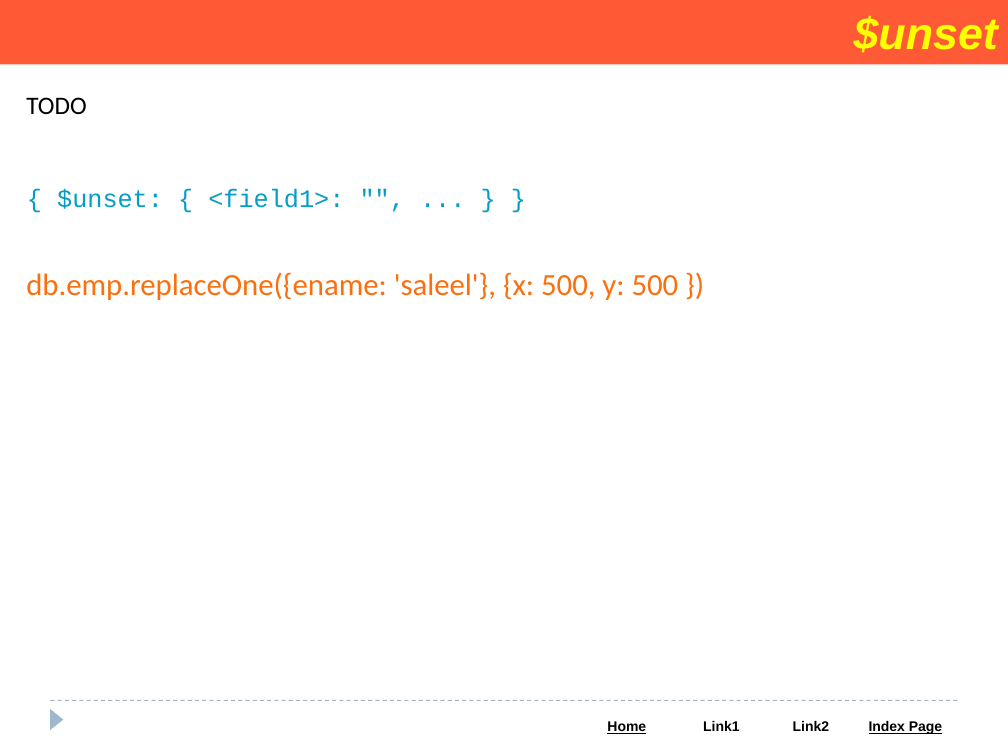
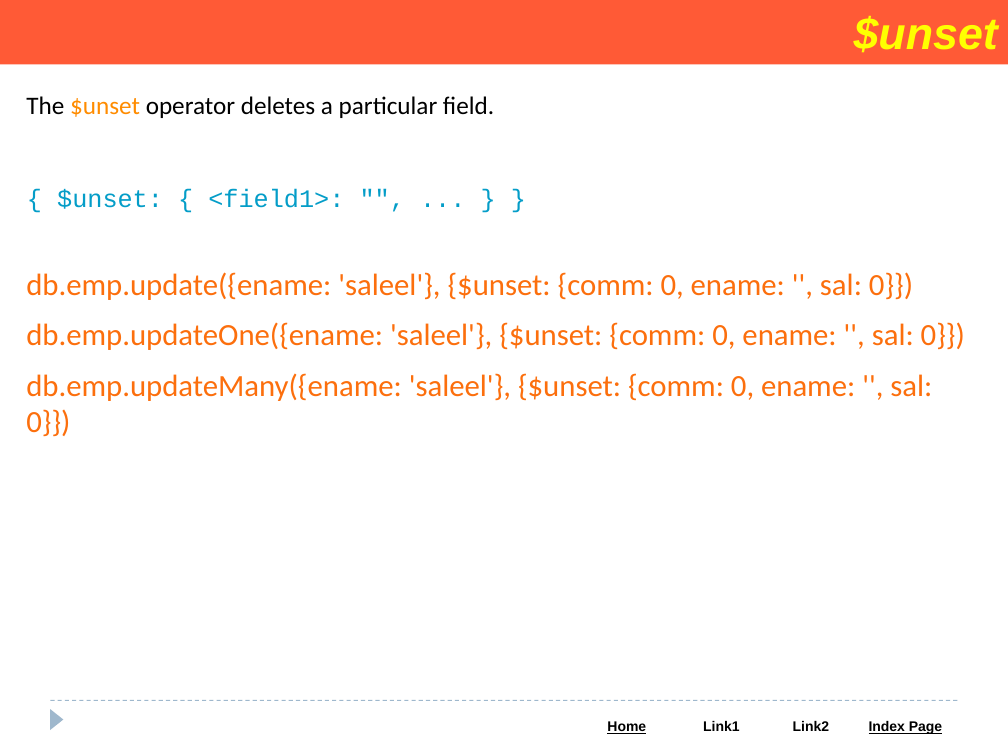
Before and after one commit to Saleel-Bagde/PPT-s, a slide deck: slide 86 of MongoDB PPT.pptx (slide 85 before the commit). Drawn at 1008x756 pixels with LibreOffice and Linux fonts; fonts in the diff are those of the drawing. Boxes give left, top, right and bottom in pixels: in the first picture for what was removed or moved away, otherwise in the second. Text is boxed around its words. In the diff, an @@ line names an element or a change of style, - is before the commit and + after.

```diff
--- a/MongoDB PPT.pptx
+++ b/MongoDB PPT.pptx
@@ text at (26, 96, 494, 118): text changed @@
-TODO
+The $unset operator deletes a particular field.
@@ text at (26, 272, 965, 437): text changed @@
-db.emp.replaceOne({ename: 'saleel'}, {x: 500, y: 500 })
+db.emp.update({ename: 'saleel'}, {$unset: {comm: 0, ename: '', sal: 0}})
+db.emp.updateOne({ename: 'saleel'}, {$unset: {comm: 0, ename: '', sal: 0}})
+db.emp.updateMany({ename: 'saleel'}, {$unset: {comm: 0, ename: '', sal: 0}})
```
Also in this commit, not shown: 4 other slides changed, 1 slide added.
